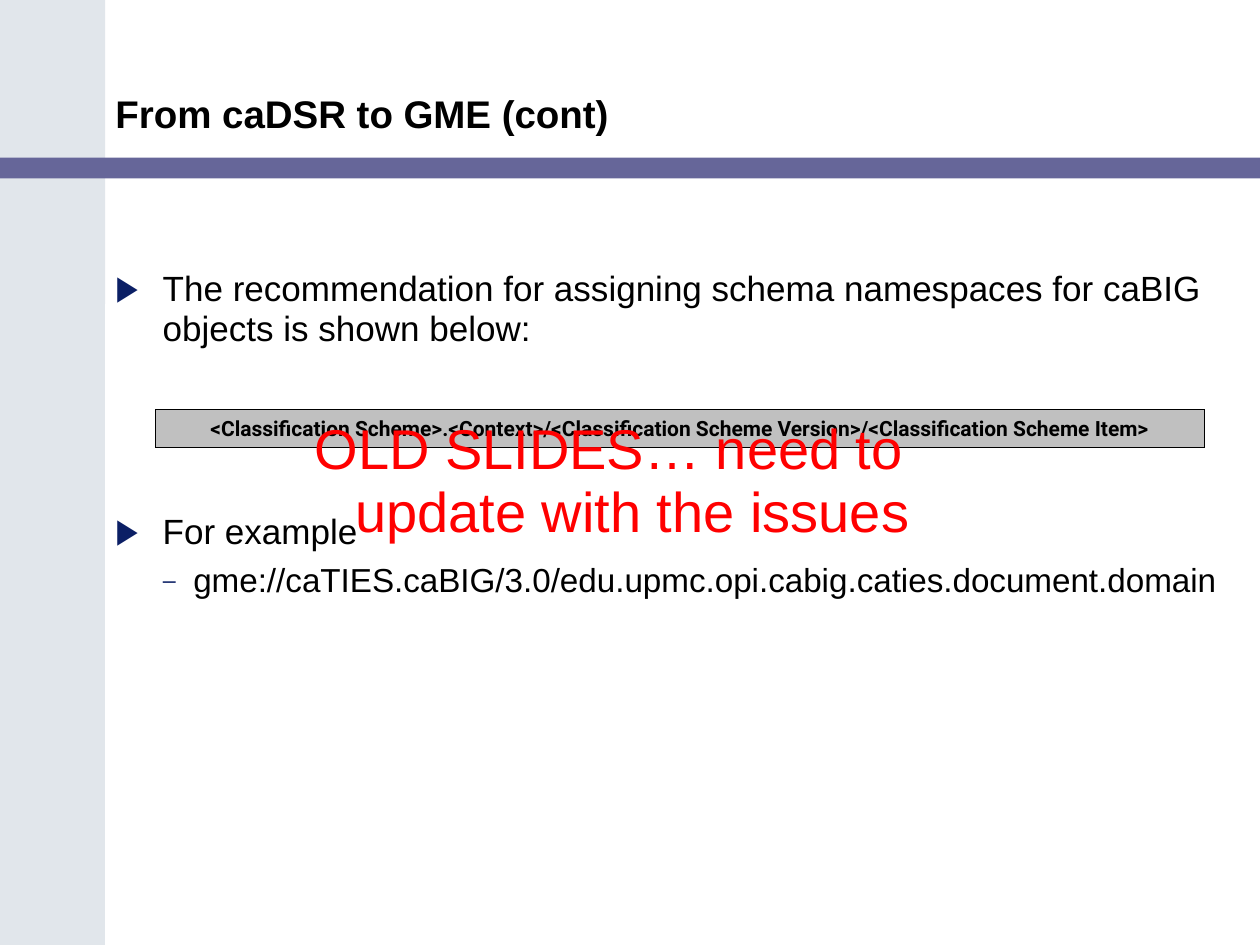
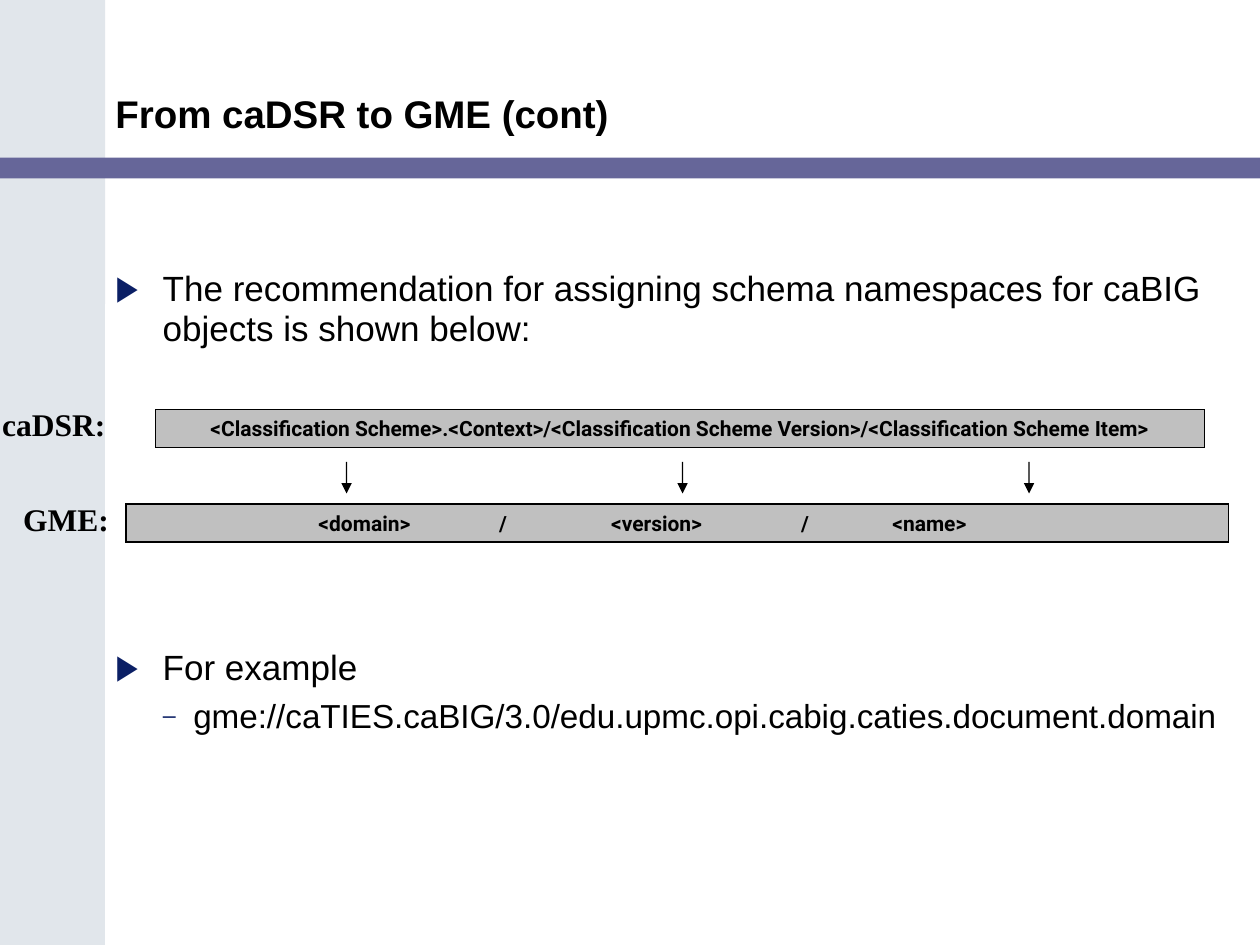
Before and after one commit to NCIP/cagrid-portal, a slide deck: slide 11 of cagrid-1-0/Documentation/presentations/200602_VCDE_ARCH/Service_Guidlines_Arch_VCDE_Feb2.ppt. Drawn at 1260x945 pixels with LibreOffice and Linux fonts; fonts in the diff are those of the drawing; background and template pictures are left out. Boxes give left, top, right and bottom in pixels: in the first picture for what was removed or moved away, otherwise in the second. Text is boxed around its words. In the diff, an @@ line names an element or a change of style, - is before the commit and + after.

```diff
--- a/cagrid-1-0/Documentation/presentations/200602_VCDE_ARCH/Service_Guidlines_Arch_VCDE_Feb2.ppt
+++ b/cagrid-1-0/Documentation/presentations/200602_VCDE_ARCH/Service_Guidlines_Arch_VCDE_Feb2.ppt
@@ text "The recommendation for assigning schema ..." rewrapped from <box>163,275,1216,598</box> to <box>163,275,1216,734</box> @@
@@ text added at <box>2,415,105,437</box>, 18 pt, text #000000, bold @@
+caDSR:
@@ text removed at <box>314,424,909,543</box> @@
-OLD SLIDES… need to update with the issues
@@ arrow added from (346, 462) to (346, 494), #000000 0.74 pt @@
@@ arrow added from (683, 462) to (683, 494), #000000 0.74 pt @@
@@ arrow added from (1029, 462) to (1029, 494), #000000 0.74 pt @@
@@ rectangle added at <box>126,504,1228,542</box>, fill #C0C0C0, outline #000000 0.74 pt, 12 pt, text #000000, bold @@
+<domain> / <version> / <name>
@@ text added at <box>23,510,109,532</box>, 18 pt, text #000000, bold @@
+GME:
```
Also in this commit, not shown: 2 other slides changed, 1 slide added, 2 other files.
